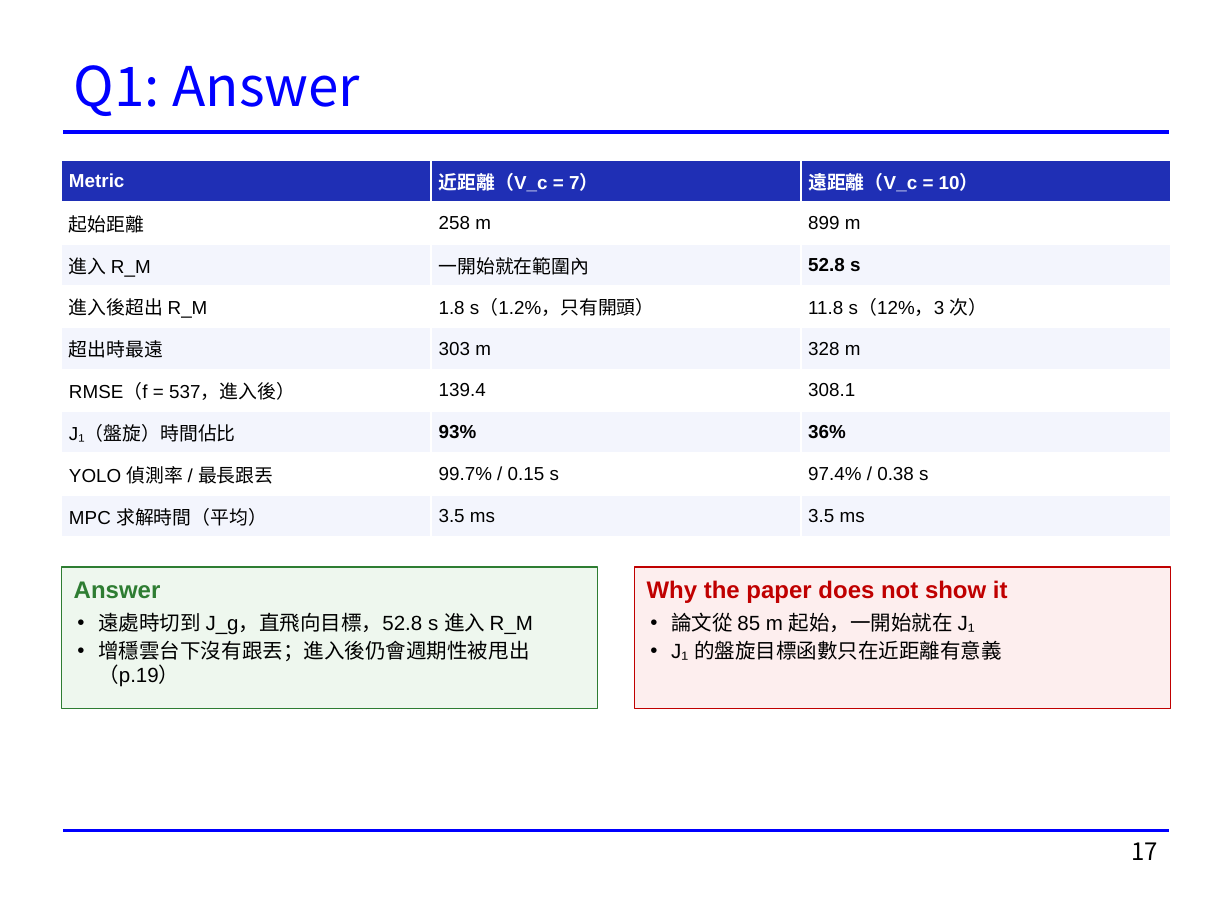
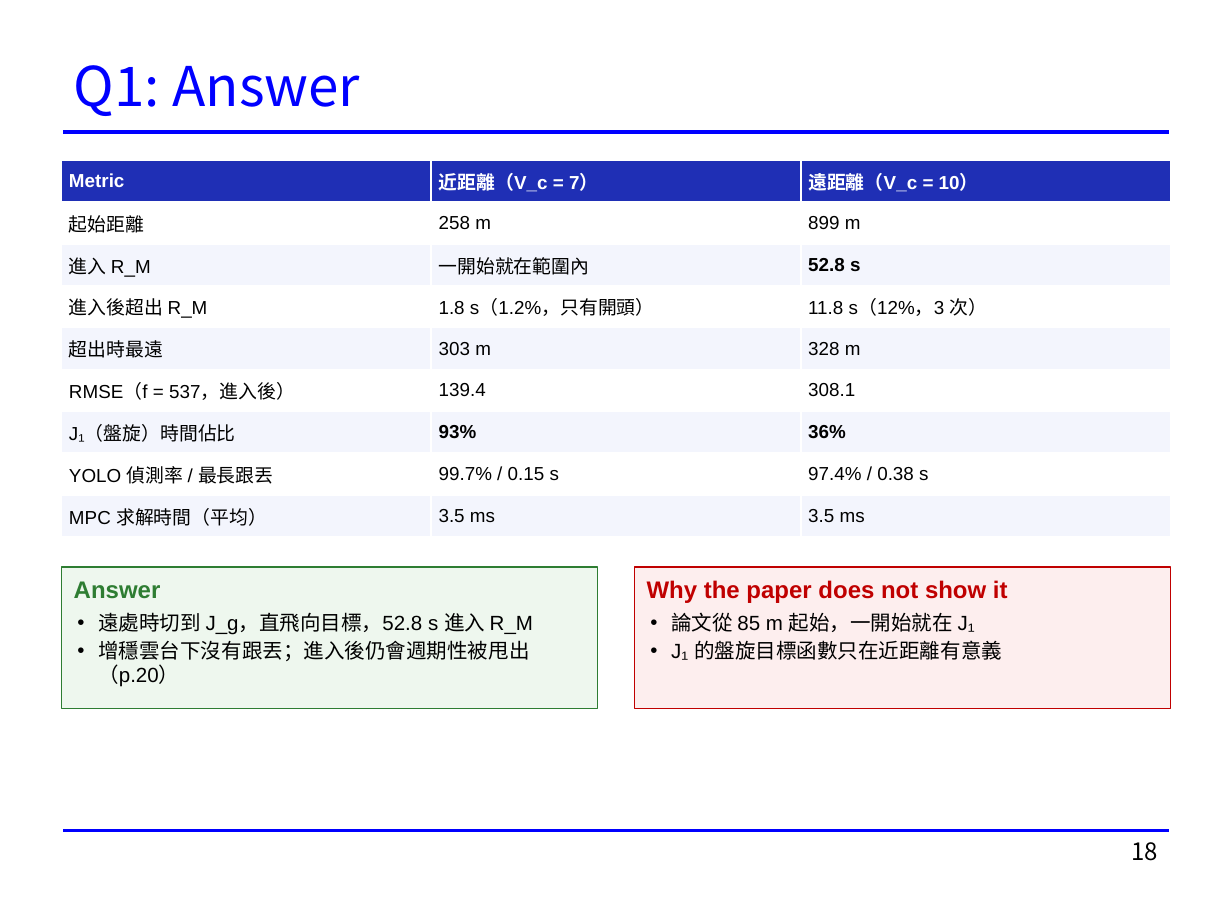
Before and after one commit to rossi1122/hsiang_thesis_simulation, a slide deck: slide 18 of docs/presentations/20261118_Phase2_進度報告.pptx (slide 17 before the commit). Drawn at 1232x924 pixels with LibreOffice and Linux fonts; fonts in the diff are those of the drawing. Boxes give left, top, right and bottom in pixels: in the first picture for what was removed or moved away, otherwise in the second. Text is boxed around its words. In the diff, an @@ line names an element or a change of style, - is before the commit and + after.

```diff
--- a/docs/presentations/20261118_Phase2_進度報告.pptx
+++ b/docs/presentations/20261118_Phase2_進度報告.pptx
@@ text in rectangle at box(98, 640, 529, 687): text changed @@
-• 增穩雲台下沒有跟丟；進入後仍會週期性被甩出（p.19）
+• 增穩雲台下沒有跟丟；進入後仍會週期性被甩出（p.20）
@@ page number at box(1131, 842, 1158, 861): text changed @@
-17
+18
```
Also in this commit, not shown: 3 other slides changed, 1 slide added, 1 other file.
